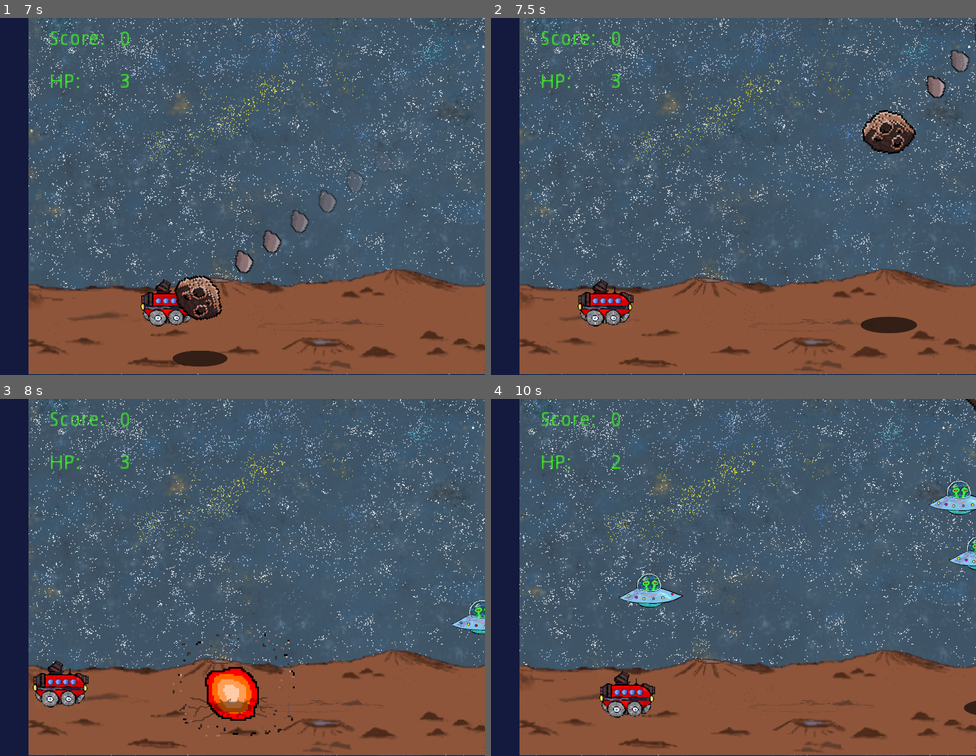
Above: before the commit, frames 1-4 (two rows, left to right).
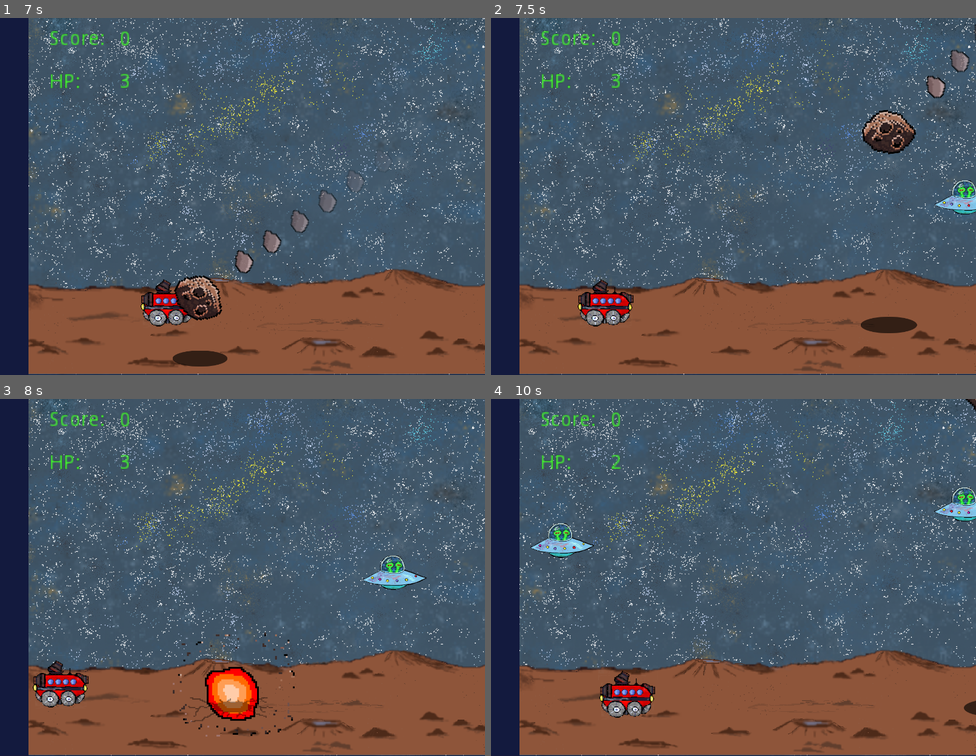
Above: after the commit, the same moments.

Repository: 13hnguyen/EchoWorld
Game: Godot game, scene res://Menus/MainMenu.tscn
Same seed, same stepped clock (60 frames per second), same inputs: the game is played once before the commit and once after it.
Inputs (mouse positions are in pixels of both pictures, inside the frame that each line leads up to):
- Up to frame 1 (7 s): click "NEW GAME" at 0.5 s; click (261, 135) at 1.27 s; type "Alex" at 1.35 s; click "NEW GAME" at 2 s; click "OK" at 2.75 s; hold D (move_right) 3.53-4.28 s; hold S (move_down) 4.28-5.03 s; hold D (move_right) 5.03-5.78 s; hold W (move_up) 5.78-6.53 s; hold Left (move_left) from 6.53 s (still down)
- Up to frame 2 (7.5 s): keep holding Left (move_left)
- Up to frame 3 (8 s): keep holding Left (move_left)
- Up to frame 4 (10 s): release Left (move_left) at 8.03 s; hold S (move_down) 8.03-8.78 s; hold D (move_right) 8.78-9.53 s; hold W (move_up) from 9.53 s (still down)

Frame 1 is identical in both runs. In frame 2, 0.5% of the frame differs, in the area x 91-100%, y 45-56%; in frame 3, 1.0%; in frame 4, 2.1%, in the area x 8-100%, y 22-59%.

Commit message:
Fix enemies not exploding
TODO: fix enemies not going to player near the level exit and going off screen

Diff:
--- a/Final_Project/Enemy/EnemyGenerator.gd
+++ b/Final_Project/Enemy/EnemyGenerator.gd
@@ -7,7 +7,7 @@
 # Spawn rates
 var SpawnRate = 0.5 # enemy per sec
 var SpawnTime = 0.8 / SpawnRate
-var SpawnVariance = 5
+var SpawnVariance = 0.5
 
 # Keeps track of time since last enemy was spawned
 var TimeSince = 0.0
@@ -36,13 +36,13 @@
 
     # Create the enemy node and set it's position randomly within Min and Max
     var Enemy = EnemyNode.instance()
-    add_child(Enemy)
+    get_parent().add_child(Enemy)
 
     # Randomly pick a location in the relative rect
     var x = rand_range(SpawnMin.x, SpawnMax.x)
     var y = rand_range(SpawnMin.y, SpawnMax.y)
 
-    Enemy.position = Vector2(x, y)
+    Enemy.position = Vector2(x, y) + global_position
 
     $Sprite.position = Vector2(0,0)
 
--- a/Final_Project/Level/Level.gd
+++ b/Final_Project/Level/Level.gd
@@ -2,8 +2,10 @@
 
 var AsteroidGenInstance = preload("res://Asteroid/AsteroidGenerator.tscn")
 var AsteroidGen
+var EnemyGen
 
 var AsteroidGenPlayerDistance = 0.0
+var EnemyGenPlayerDistance = 0.0
 
 func _ready() -> void :
   # We don't want the same random numbers each time.
@@ -26,20 +28,14 @@
 
   AsteroidGenPlayerDistance = AsteroidGen.position.x - $Player.position.x
 
-  # Add asteroid generator to canvas layer since it follows the player
-  var canvasIndex = 0
-  for n in range(1, get_child_count()) :
-    var node = get_child(n)
-    if node is CanvasLayer :
-      canvasIndex = n
-
   #Start the enemy generation
-  var EnemyGen = preload("res://Enemy/EnemyGenerator.tscn")
-  var enemyGen = EnemyGen.instance()
-  enemyGen.position = Vector2(2000, 800)
+  EnemyGen = preload("res://Enemy/EnemyGenerator.tscn").instance()
+  EnemyGen.position = Vector2(1800, 700)
 
   # Add enemybgenerator to canvas layer since it follows the player
-  get_child(canvasIndex).add_child(enemyGen)
+  add_child(EnemyGen)
+
+  EnemyGenPlayerDistance = EnemyGen.position.x - $Player.position.x
 
   #Start the rock generation
   #var RockGen = preload("res://Rock/RockGenerator.tscn")
@@ -57,3 +53,4 @@
 
 func _process(_delta):
   AsteroidGen.position.x = $Player.position.x + AsteroidGenPlayerDistance
+  EnemyGen.position.x =    $Player.position.x + EnemyGenPlayerDistance
